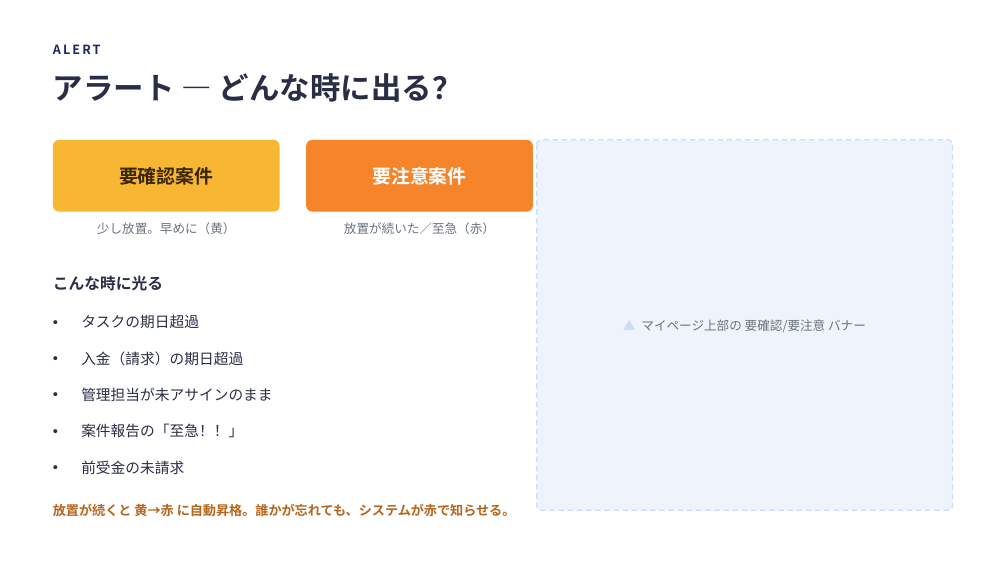
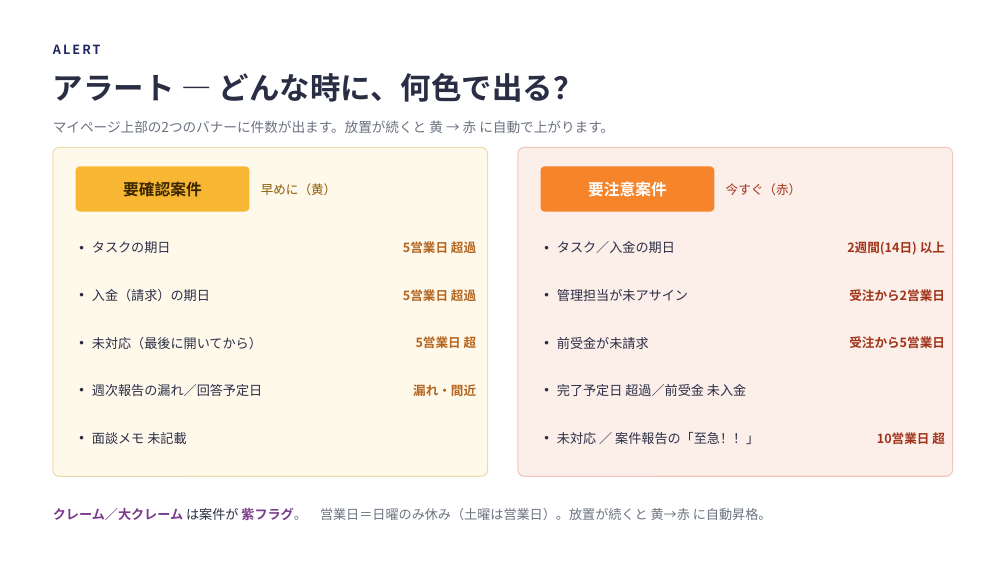
Before and after one commit to IVipcy/SouzokPlatform, a slide deck: slide 12 of docs/新システム移行説明会_rev2.pptx. Drawn at 1008x567 pixels with LibreOffice and Linux fonts; fonts in the diff are those of the drawing. Boxes give left, top, right and bottom in pixels: in the first picture for what was removed or moved away, otherwise in the second. Text is boxed around its words. In the diff, an @@ line names an element or a change of style, - is before the commit and + after.

```diff
--- a/docs/新システム移行説明会_rev2.pptx
+++ b/docs/新システム移行説明会_rev2.pptx
@@ text at (53,73,584,102): text changed @@
-アラート — どんな時に出る？
+アラート — どんな時に、何色で出る？
@@ text added at (53,120,614,133), 13 pt, text #6B7280 @@
+マイページ上部の2つのバナーに件数が出ます。放置が続くと 黄 → 赤 に自動で上がります。
@@ rounded rectangle added at (53,147,488,476), fill #FFF9EC, outline #F0DBB0 1 pt @@
@@ rounded rectangle added at (518,147,953,476), fill #FCEEE9, outline #F0C9BC 1 pt @@
@@ rounded rectangle removed at (537,140,953,510) @@
-▲ マイページ上部の 要確認/要注意 バナー
@@ rounded rectangle "要確認案件": place and size @@
-rounded rectangle "要確認案件" at (53,140,280,212)
+rounded rectangle "要確認案件" at (76,166,250,212)
@@ rounded rectangle "要確認案件" at (76,166,250,212): size 18 to 15 pt; proportions changed @@
@@ rounded rectangle "要注意案件" at (541,166,715,212): size 18 to 15 pt; proportions changed @@
@@ rounded rectangle "要注意案件": place and size @@
-rounded rectangle "要注意案件" at (306,140,533,212)
+rounded rectangle "要注意案件" at (541,166,715,212)
@@ text at (261,183,337,195): text changed; text colour #6B7280 to #8A5A00 @@
-放置が続いた／至急（赤）
+早めに（黄）
@@ text added at (726,183,802,195), 12 pt, text #A0341A @@
+今すぐ（赤）
@@ text removed at (97,222,235,234) @@
-少し放置。早めに（黄）
@@ text added at (403,239,476,256), 12 pt, text #B5651D, bold @@
+5営業日 超過
@@ text at (92,241,171,253): text changed; size 14 to 12.5 pt @@
-• タスクの期日超過
+• タスクの期日
@@ text added at (557,241,675,253), 12.5 pt, text #2A2E45 @@
+• タスク／入金の期日
@@ text added at (847,241,945,255), 12 pt, text #A0341A, bold @@
+2週間(14日) 以上
@@ text removed at (53,275,163,291) @@
-こんな時に光る
@@ text at (92,289,210,301): text changed; size 14 to 12.5 pt @@
-• 入金（請求）の期日超過
+• 入金（請求）の期日
@@ text added at (403,287,476,304), 12 pt, text #B5651D, bold @@
+5営業日 超過
@@ text at (557,289,688,301): text changed; size 14 to 12.5 pt @@
-• 管理担当が未アサインのまま
+• 管理担当が未アサイン
@@ text added at (849,289,945,301), 12 pt, text #A0341A, bold @@
+受注から2営業日
@@ text added at (92,337,262,349), 12.5 pt, text #2A2E45 @@
+• 未対応（最後に開いてから）
@@ text added at (416,334,477,351), 12 pt, text #B5651D, bold @@
+5営業日 超
@@ text at (557,337,649,349): text changed; size 14 to 12.5 pt @@
-• 前受金の未請求
+• 前受金が未請求
@@ text added at (849,336,945,348), 12 pt, text #A0341A, bold @@
+受注から5営業日
@@ text added at (92,384,262,396), 12.5 pt, text #2A2E45 @@
+• 週次報告の漏れ／回答予定日
@@ text added at (413,384,476,396), 12 pt, text #B5651D, bold @@
+漏れ・間近
@@ text added at (557,384,746,396), 12.5 pt, text #2A2E45 @@
+• 完了予定日 超過／前受金 未入金
@@ text added at (92,432,186,444), 12.5 pt, text #2A2E45 @@
+• 面談メモ 未記載
@@ text at (557,432,759,444): text changed; size 14 to 12.5 pt @@
-• 案件報告の「至急！！」
+• 未対応 ／ 案件報告の「至急！！」
@@ text added at (877,430,945,447), 12 pt, text #A0341A, bold @@
+10営業日 超
@@ text removed at (53,503,516,517) @@
-放置が続くと 黄→赤 に自動昇格。誰かが忘れても、システムが赤で知らせる。
@@ text added at (53,508,772,520), 12.5 pt, text #6B7280 @@
+クレーム／大クレーム は案件が 紫フラグ。 営業日＝日曜のみ休み（土曜は営業日）。放置が続くと 黄→赤 に自動昇格。
```
Also in this commit, not shown: 1 other slide changed.
